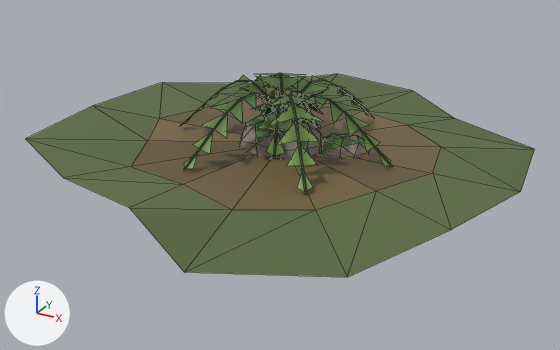
Two versions of the glTF model pins/assets/sous_bois.glb, one commit apart.
Both versions are drawn from a 50 mm camera at (2.55, -4.69, 2.11) aimed at (0.04, -0.12, -0.18). The axes (+X, +Y, +Z) are drawn at lower left. The lights are the same throughout. The first picture is the older version. Mesh edges are drawn as thin lines. Where no turn or scale is listed for an object, it has been applied to the vertices.

Objects in the first picture: 'P_cailloux', 'P_fougere', 'P_tapis'.
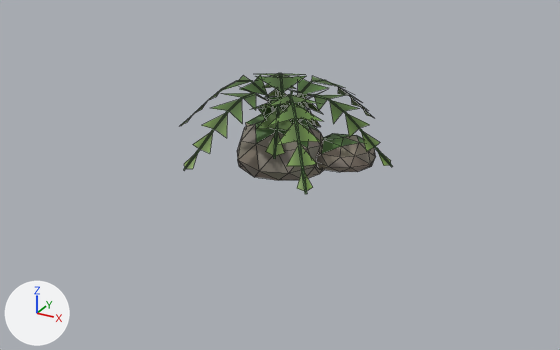
What the commit changed:
Object 'P_tapis' (ob_p_tapis) is deleted.

What differs and where, as boxes [x1, y1, x2, y2] in the pictures (560 x 350 px):
'P_tapis', deleted
    before: [26, 74, 534, 277]
